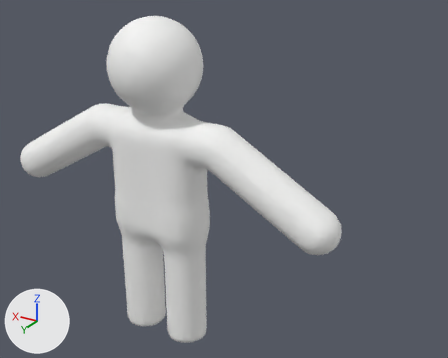
One commit to the glTF model blender/character.glb: the scene before it, then after it.
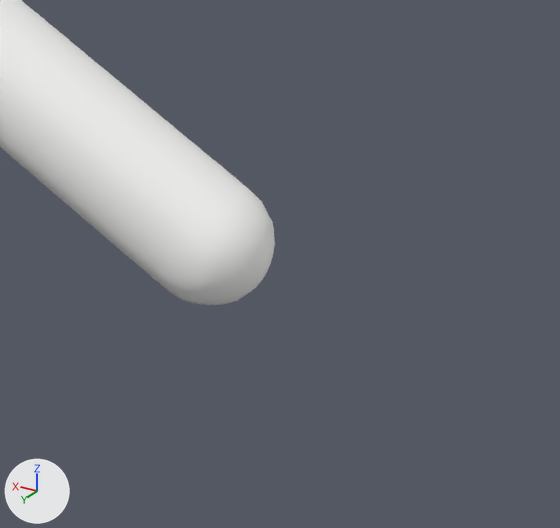
Each version appears first whole from a 50 mm camera at (-2.03, 2.67, 2.46) aimed at (-0.24, -0.32, 0.97), and next in a close-up on the part from 53% to 100% of the width and 39% to 95% of the height. Lighting does not change. The marker at lower left points along +X, +Y and +Z. The older version's two pictures come first. The close-ups show mesh edges as thin lines. Where no turn or scale is listed for an object, it has been applied to the vertices.

The older version as bpy lines, for what is in view:
```python
me_character = bpy.data.meshes.new('Character')
me_character.from_pydata(...)  # 7992 vertices, 15980 faces; spans x -1.11..1.11, y -0.26..0.26, z 0.0..1.96
me_character.materials.append(mat_clay)  # white #f7f7f6
ob_character = bpy.data.objects.new('Character', me_character)
ob_character.location = (0.0, 0.0, 0.0)
```
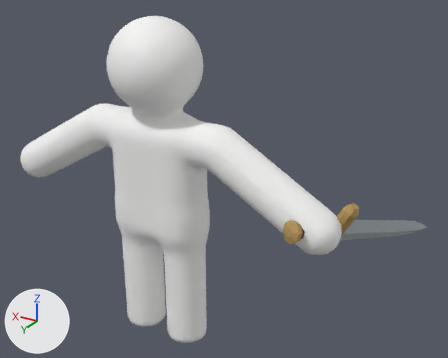
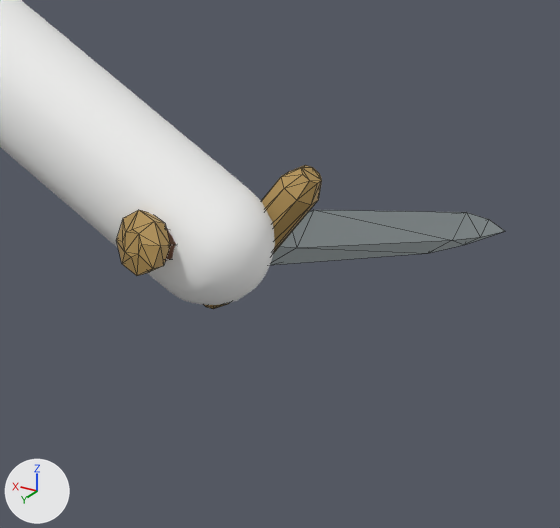
Edits to the scene script, one JSON object a line:
```json
{"op": "add", "block": "mat_swordguard", "code": ["mat_swordguard = principled_material('SwordGuard')", "mat_swordguard.base_color = (0.468, 0.301, 0.0976)  # orange #b69558", "mat_swordguard.metallic = 0.15", "mat_swordguard.roughness = 0.56"]}
{"op": "add", "block": "mat_swordblade", "code": ["mat_swordblade = principled_material('SwordBlade')", "mat_swordblade.base_color = (0.509, 0.578, 0.591)  # light grey #bdc8ca", "mat_swordblade.metallic = 0.2", "mat_swordblade.roughness = 0.56"]}
{"op": "add", "block": "mat_swordgrip", "code": ["mat_swordgrip = principled_material('SwordGrip')", "mat_swordgrip.base_color = (0.141, 0.0578, 0.0262)  # brown #69442d", "mat_swordgrip.roughness = 0.56"]}
{"op": "add", "block": "me_sword", "code": ["me_sword = bpy.data.meshes.new('Sword')", "me_sword.from_pydata(...)  # 177 vertices, 322 faces; spans x -0.39..0.132, y -0.779..0.186, z -0.237..0.143", "# faces by material slot: [30, 120, 172]", "me_sword.materials.append(mat_swordblade)  # light grey #bdc8ca", "me_sword.materials.append(mat_swordguard)  # orange #b69558", "me_sword.materials.append(mat_swordgrip)  # brown #69442d"]}
{"op": "add", "block": "ob_sword", "code": ["ob_sword = bpy.data.objects.new('Sword', me_sword)", "ob_sword.location = (-0.989, 0.0, 0.96)"]}
```

Changed parts and their boxes [x1, y1, x2, y2] in the close-ups (560 x 528 px):
```json
{"object": "Sword", "change": "added", "after": [117, 165, 505, 309], "faces in mat_swordblade (light grey #bdc8ca)": [270, 210, 505, 265], "faces in mat_swordguard (orange #b69558)": [117, 165, 322, 309], "faces in mat_swordgrip (brown #69442d)": [165, 228, 176, 261]}
```
